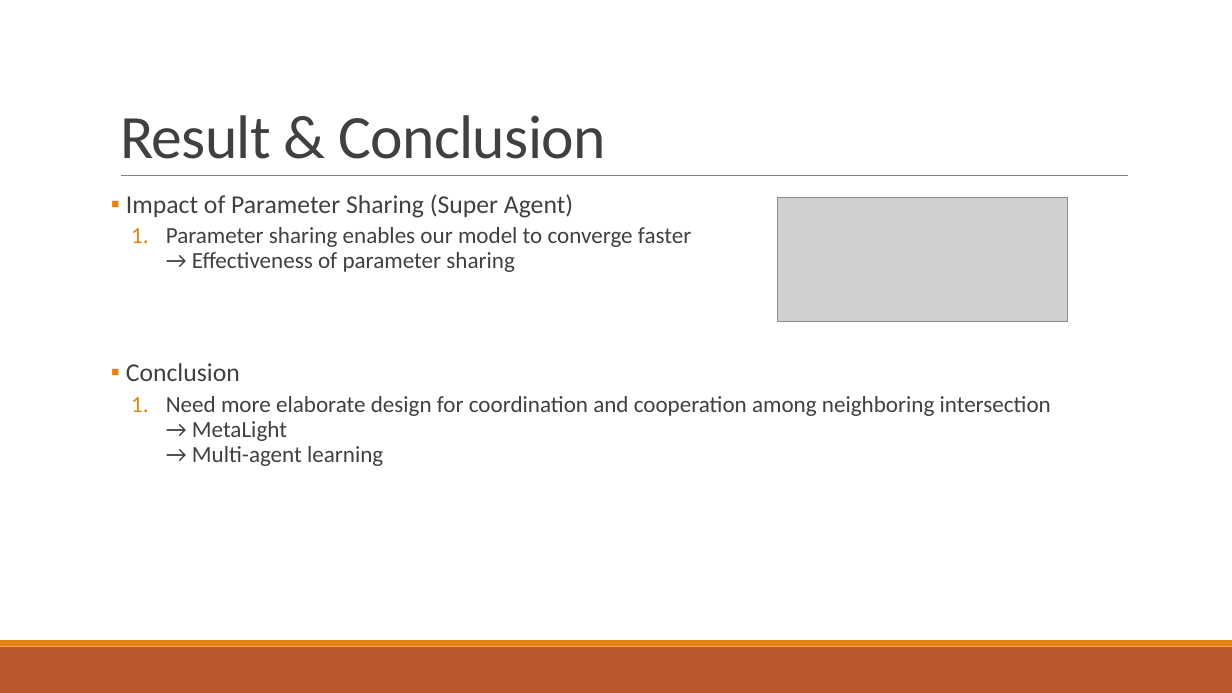
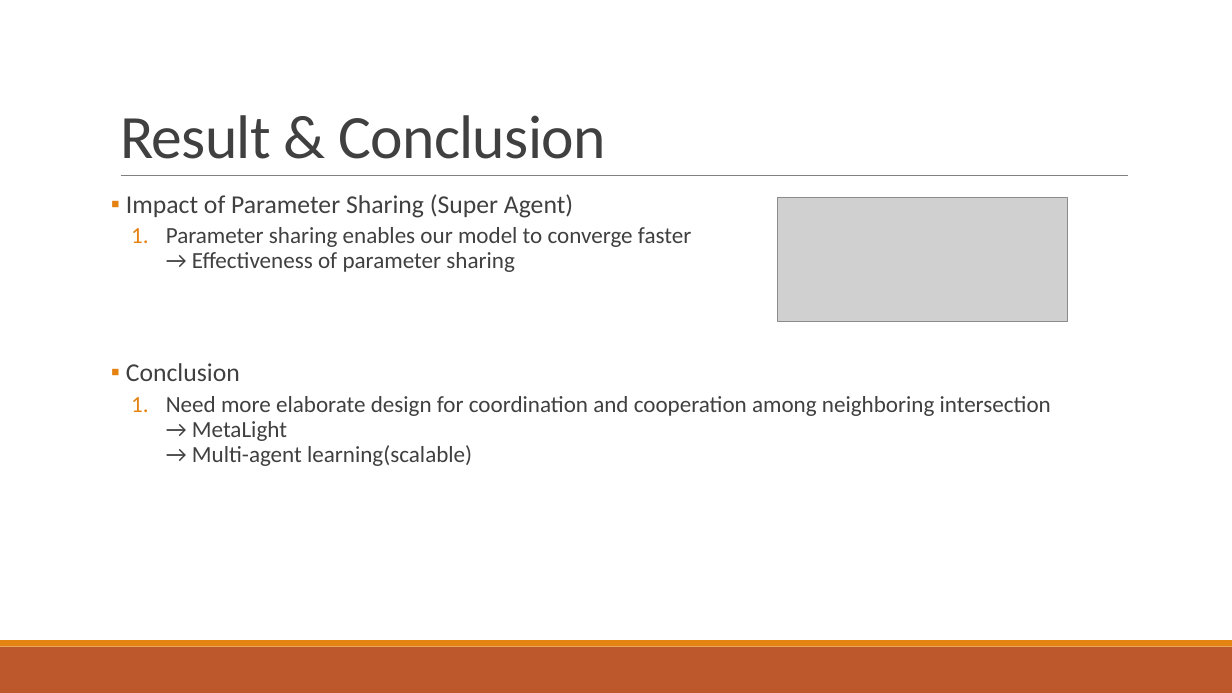
Before and after one commit to 3neutronstar/traffic-optimization_RL, a slide deck: slide 29 of 1st_Seminar(강민수).pptx. Drawn at 1232x693 pixels with LibreOffice and Linux fonts; fonts in the diff are those of the drawing; grey boxes stand for pictures. Boxes give left, top, right and bottom in pixels: in the first picture for what was removed or moved away, otherwise in the second. Text is boxed around its words. In the diff, an @@ line names an element or a change of style, - is before the commit and + after.

```diff
--- a/1st_Seminar(강민수).pptx
+++ b/1st_Seminar(강민수).pptx
@@ text at (166,396,1051,466): text changed @@
-  1. Need more elaborate design for coordination and cooperation among neighboring intersection
-     → MetaLight
-     → Multi-agent learning
+  1. Need more elaborate design for coordination and cooperation among neighboring intersection
+     → MetaLight
+     → Multi-agent learning(scalable)
```
Also in this commit, not shown: 8 other slides changed, 3 slides added, 2 slides removed, 1 other file.
